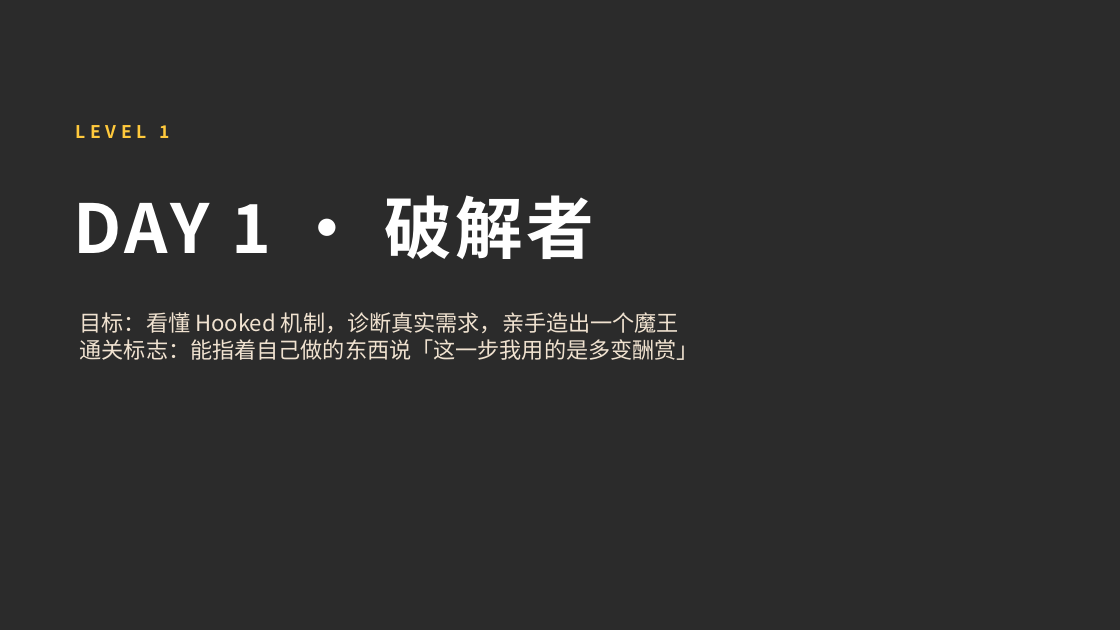
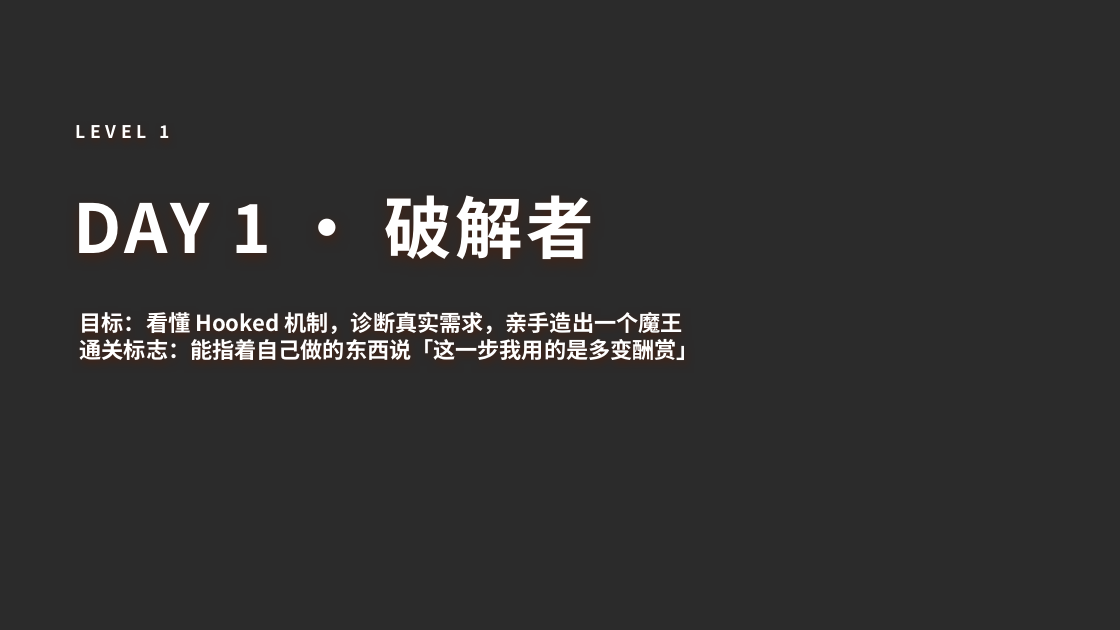
Before and after one commit to 1739467001-svg/Teenager-Guide, a slide deck: slide 7 of 上瘾自律/课件/上瘾自律_两天课件_主课件.pptx. Drawn at 1120x630 pixels with LibreOffice and Linux fonts; fonts in the diff are those of the drawing; background and template pictures are left out; a plain dark background stands for a picture behind light text. Boxes give left, top, right and bottom in pixels: in the first picture for what was removed or moved away, otherwise in the second. Text is boxed around its words. In the diff, an @@ line names an element or a change of style, - is before the commit and + after.

```diff
--- a/上瘾自律/课件/上瘾自律_两天课件_主课件.pptx
+++ b/上瘾自律/课件/上瘾自律_两天课件_主课件.pptx
@@ text "LEVEL 1" at box(76, 125, 170, 138): text colour #FFC93C to #FFFFFF @@
@@ text "目标：看懂 Hooked 机制，诊断真实需求，亲手造出一个魔王" at box(80, 312, 699, 360): text colour #F0E2D0 to #FFFFFF, bold on @@
```
Also in this commit, not shown: 44 other slides changed, 8 other files.
